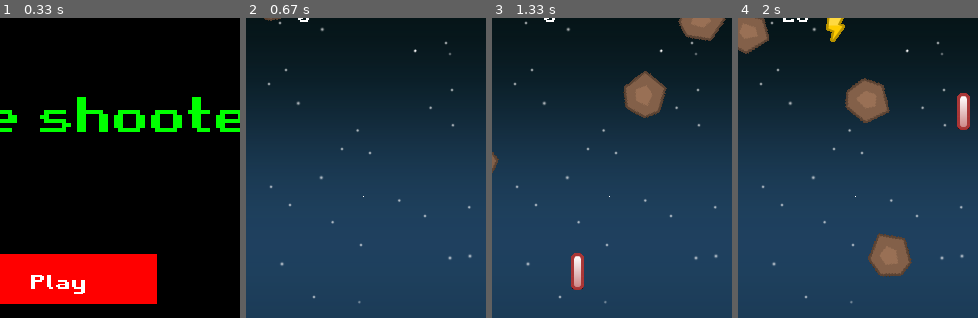
Above: before the commit, frames 1-4 (left to right).
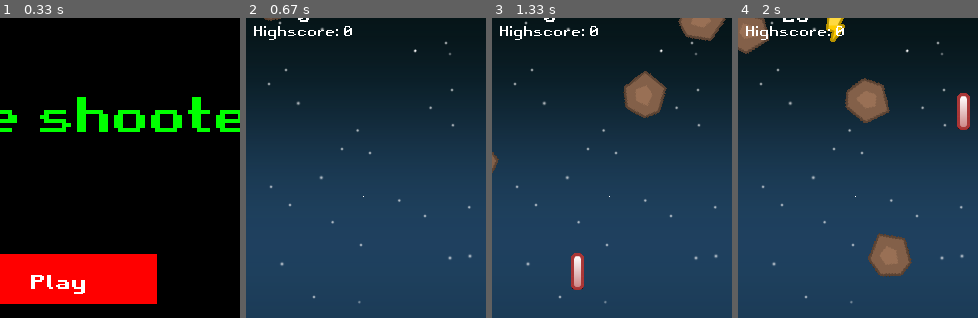
Above: after the commit, the same moments.

Repository: j-tesla/space-shooter
Game: pygame game, started from main.py
Same seed, same stepped clock (60 frames per second), same inputs: the game is played once before the commit and once after it.
Inputs:
- Up to frame 1 (0.33 s): no input
- Up to frame 2 (0.67 s): click "Play" at 0.38 s
- Up to frame 3 (1.33 s): tap Space at 0.67, 1.07 s; hold Right from 1 s (still down)
- Up to frame 4 (2 s): tap Space at 1.37, 1.57, 1.87 s; release Right at 1.47 s; hold Left from 1.5 s (still down)
The pictures show only the part of the screen within x 38-88%, y 4-54%; the shares and areas given below are measured in that part.

Frame 1 is identical in both runs. In frame 2, 0.4% of the frame differs, in the area x 3-45%, y 2-8%; in frame 3, 0.4%; in frame 4, 0.4%.

Commit message:
Implemented the highscore feature
Added the class to deal with the responsibility of managing highscore.

And implmented the way for game to deal with highscore.

Diff:
--- a/main.py
+++ b/main.py
@@ -3,6 +3,7 @@
 # Music: Frozen Jam by tgfcoder <https://twitter.com/tgfcoder> licensed under CC-BY-3
 import random
 import sys
+import json
 from heapq import heappop
 from heapq import heappush
 
@@ -170,6 +171,9 @@
         spawn_mob()
 
     score = 0
+    highscore_object = Highscore()
+    highscore = highscore_object.get_highscore()
+
     # Game loop
     RUNNING = True
     while RUNNING:
@@ -255,6 +259,7 @@
         screen.blit(background, background_rect)
         all_sprites.draw(screen)
         draw_text(screen, str(score), 18, WIDTH / 2, 10)
+        draw_text(screen, "Highscore: " + str(highscore), 12, WIDTH / 2, 30)
         draw_health_bar(screen, 5, 5, player.health)
         draw_lives(screen, WIDTH - 100, 5, player.lives, player_img_mini)
         # *after* drawing everything, flip the display
@@ -266,6 +271,10 @@
     # Game over screen
     is_selected = {"menu_button": False}
     GAMEOVER = True
+    if score > highscore:
+        # Update the new score into the highscore file.
+        highscore_object.update_highscore(score)
+
     while GAMEOVER:
         # keep loop RUNNING at the right speed
         clock.tick(FPS)
@@ -282,6 +291,16 @@
             int(HEIGHT * 0.45) + 56,
             YELLOW,
         )
+
+        if score > highscore:
+            draw_text(
+                screen,
+                "NEW HIGHSCORE",
+                30,
+                WIDTH / 2,
+                int(HEIGHT * 0.45) + 90,
+                YELLOW,
+            )
 
         if is_selected["menu_button"]:
             menu_button = pygame.draw.rect(
@@ -550,6 +569,28 @@
                 self.image = self.anim[self.frame]
                 self.rect.center = center
 
+class Highscore:
+    # The name of the file where we store the highscore
+    _file_path = "highscore.json"
+
+    def __init__(self):
+        self.highscore = self.get_highscore_from_file()
+
+    def get_highscore_from_file(self):
+        try:
+            with open(self._file_path) as highscore_file:
+                score = json.load(highscore_file)
+                return score
+
+        except FileNotFoundError:
+            return 0
+
+    def get_highscore(self):
+        return self.highscore
+
+    def update_highscore(self, highscore):
+        with open(self._file_path, "w") as highscore_file:
+            json.dump(highscore, highscore_file)
 
 if __name__ == "__main__":
 
